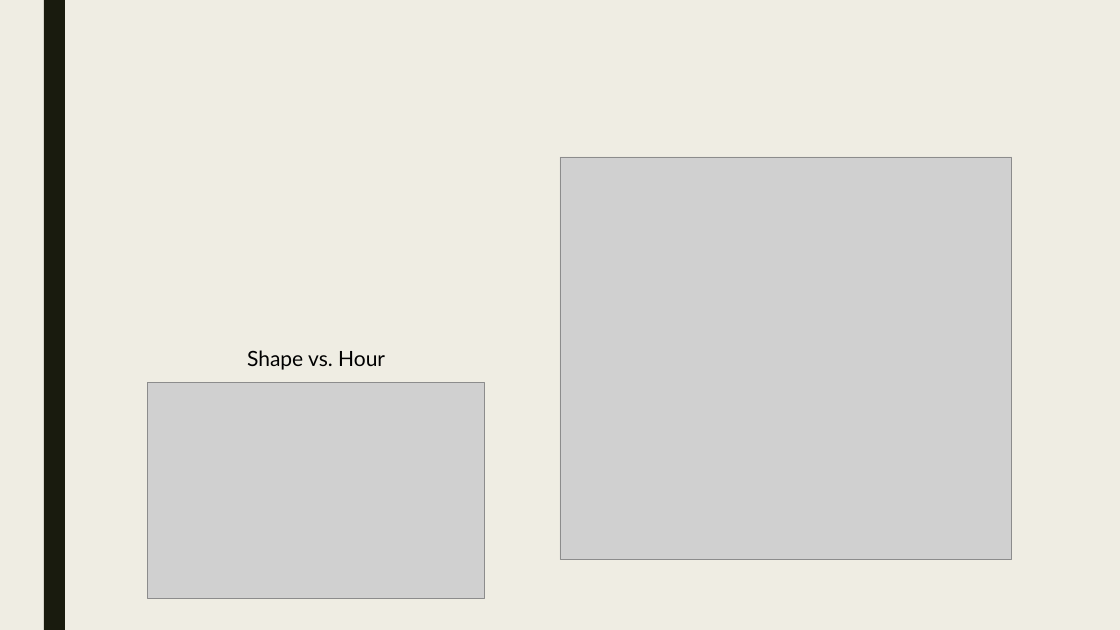
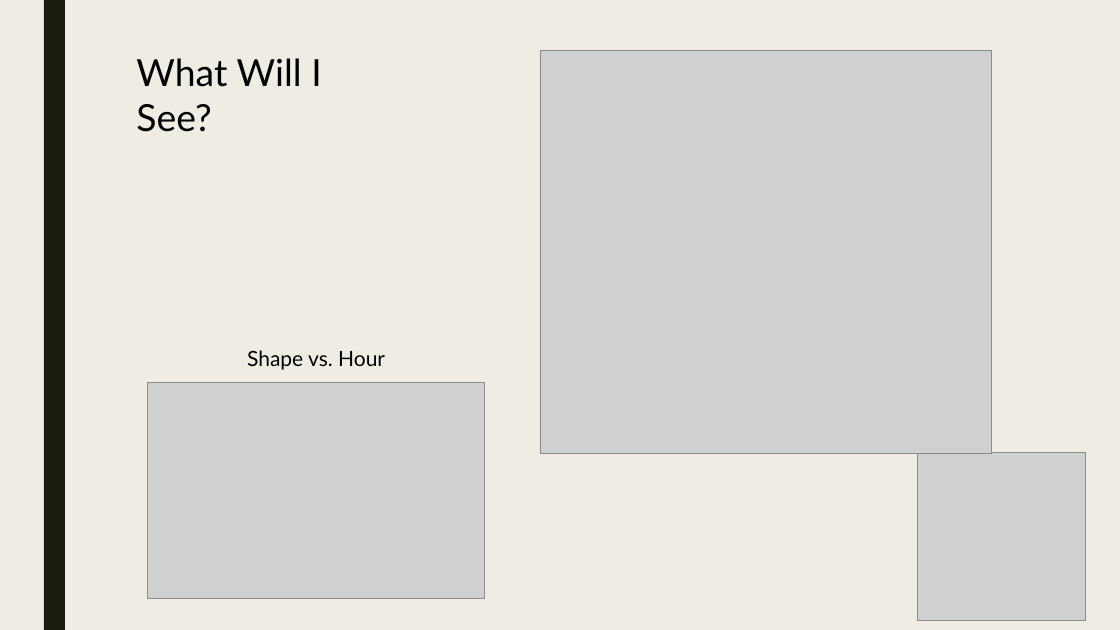
Before and after one commit to Preetikasri/UFO-Sightings-Analysis, a slide deck: slide 9 of ufo_presentation_v1.pptx. Drawn at 1120x630 pixels with LibreOffice and Linux fonts; fonts in the diff are those of the drawing; grey boxes stand for pictures. Boxes give left, top, right and bottom in pixels: in the first picture for what was removed or moved away, otherwise in the second. Text is boxed around its words. In the diff, an @@ line names an element or a change of style, - is before the commit and + after.

```diff
--- a/ufo_presentation_v1.pptx
+++ b/ufo_presentation_v1.pptx
@@ text added at (136, 58, 321, 132), 32 pt, text #000000 @@
+What Will I See?
@@ picture: place and size @@
-picture at (560, 157, 1012, 560)
+picture at (540, 51, 992, 454)
@@ picture added at (918, 453, 1086, 621) @@
```
Also in this commit, not shown: 8 other slides changed, 3 slides added.
